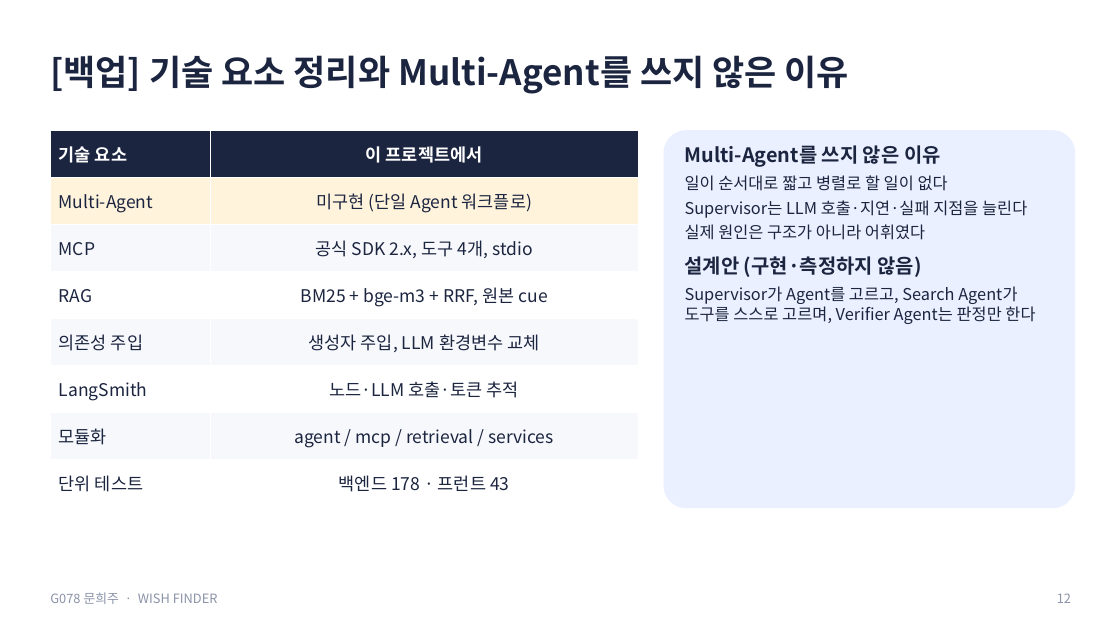
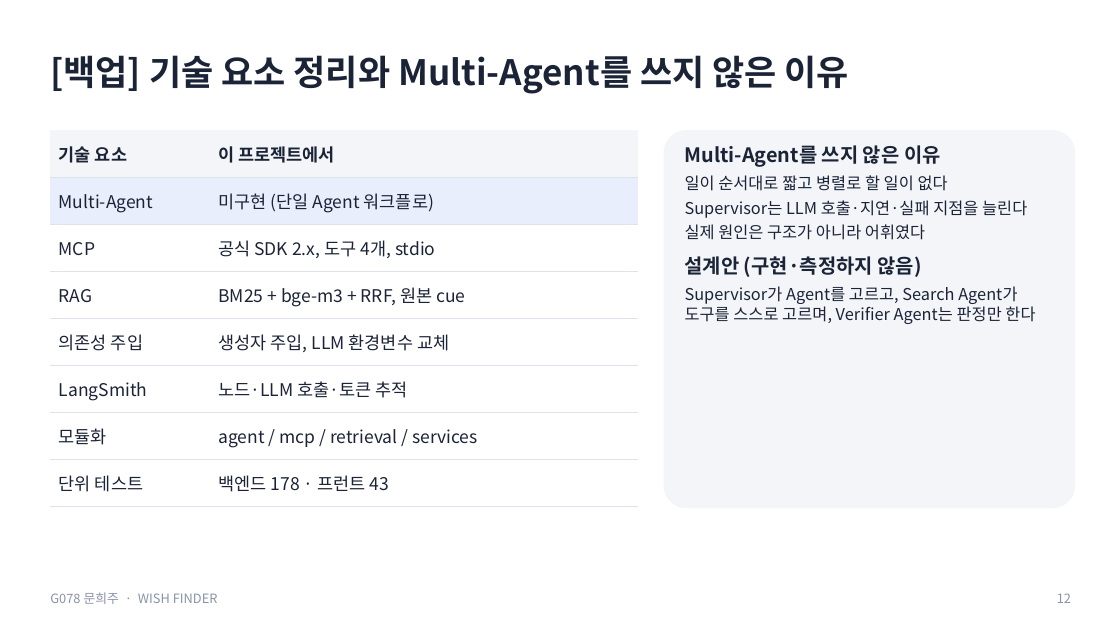
Before and after one commit to creepygrape/skala-AICapstone-mini-2, a slide deck: slide 12 of docs/exec/G078_문희주_발표.pptx. Drawn at 1120x630 pixels with LibreOffice and Linux fonts; fonts in the diff are those of the drawing. Boxes give left, top, right and bottom in pixels: in the first picture for what was removed or moved away, otherwise in the second. Text is boxed around its words. In the diff, an @@ line names an element or a change of style, - is before the commit and + after.

```diff
--- a/docs/exec/G078_문희주_발표.pptx
+++ b/docs/exec/G078_문희주_발표.pptx
@@ table at box(50, 130, 639, 507) @@
@@ fill #1C2540 to #F3F5F9 in row 1 @@
@@ fill #FFF3DC to #E8EEFC in row 2 @@
@@ fill #F6F8FC to #FFFFFF in 6 cells @@
@@ text colour #FFFFFF to #1B2437 in "기술 요소", "이 프로젝트에서" @@
@@ text colour #1C2540 to #1B2437 @@
@@ alignment centre to left @@
@@ borders changed @@
```
Also in this commit, not shown: 11 other slides changed, 8 other files.
